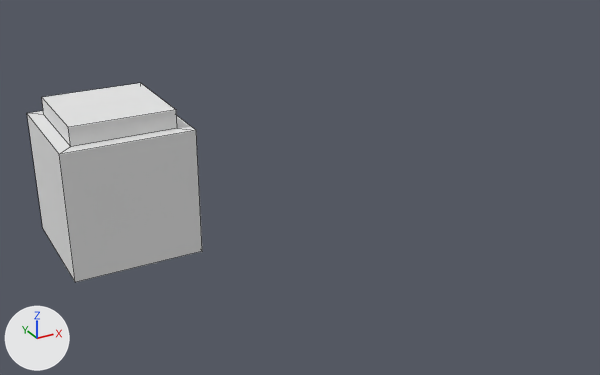
The OBJ model G2W2023/Assets/Scooter Tutorial Level.obj as it was, and as the next commit left it.
Rendered twice from a camera (50 mm lens) standing at (-3.22, -11.84, 5.14) and looking at (3.41, 0.22, -0.89). Arrows for +X, +Y and +Z are at lower left; the lights stay in place. Mesh edges are drawn as thin lines. Where no turn or scale is listed for an object, it has been applied to the vertices.
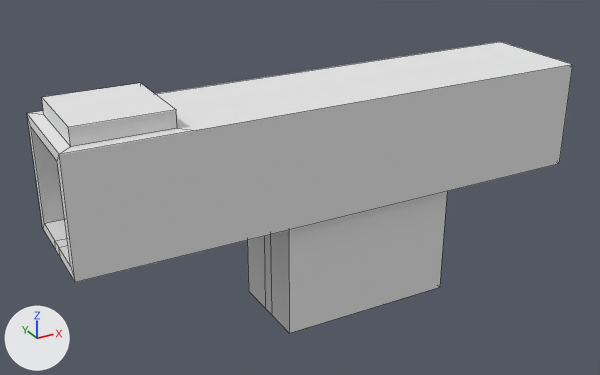
Commit message: Really added it this time for real

What the commit changed:
me_cube is used by ob_cube; location (0.0, 0.0, 0.0).
me_cube had 16 vertices, 14 faces and spanned x -1.0..1.0, y -1.0..1.0, z -1.0..1.29.
me_cube now has 66 vertices, 57 faces and spans x -1.0..8.55, y -1.0..1.0, z -3.14..1.29.
Part 1, on me_cube:
2 vertices are removed from x 1.0, y -1.0..1.0, z -1.0.
6 faces are deleted.
24 vertices are added at x -1.0..8.55, y -1.0..1.0, z -1.0..1.0.
10 new vertices lie (0.0, 0.0, 1.66) away from vertices in x -1.0..8.47, y -0.83..0.83, z -0.83.
5 new vertices lie (0.0, -0.71, 0.0) away from vertices in x -1.0..8.47, y 0.83, z -0.83.
6 new vertices lie (0.0, 0.0, -2.31) away from vertices in x 2.62..5.94, y -0.83..0.83, z -0.83.
7 new vertices lie (0.0, 0.7, 0.0) away from vertices in x -1.0..8.47, y -0.83, z -3.14..-0.83.
49 new faces join them.

Location of each change, [x1, y1, x2, y2] in pixels of the pictures (600 x 375 px):
'Cube', reshaped (211% wider, 46% taller): before [27, 83, 202, 282]; after [27, 42, 573, 333]
part 1 of me_cube, built on: before [27, 114, 202, 279]; after [27, 42, 573, 333]
